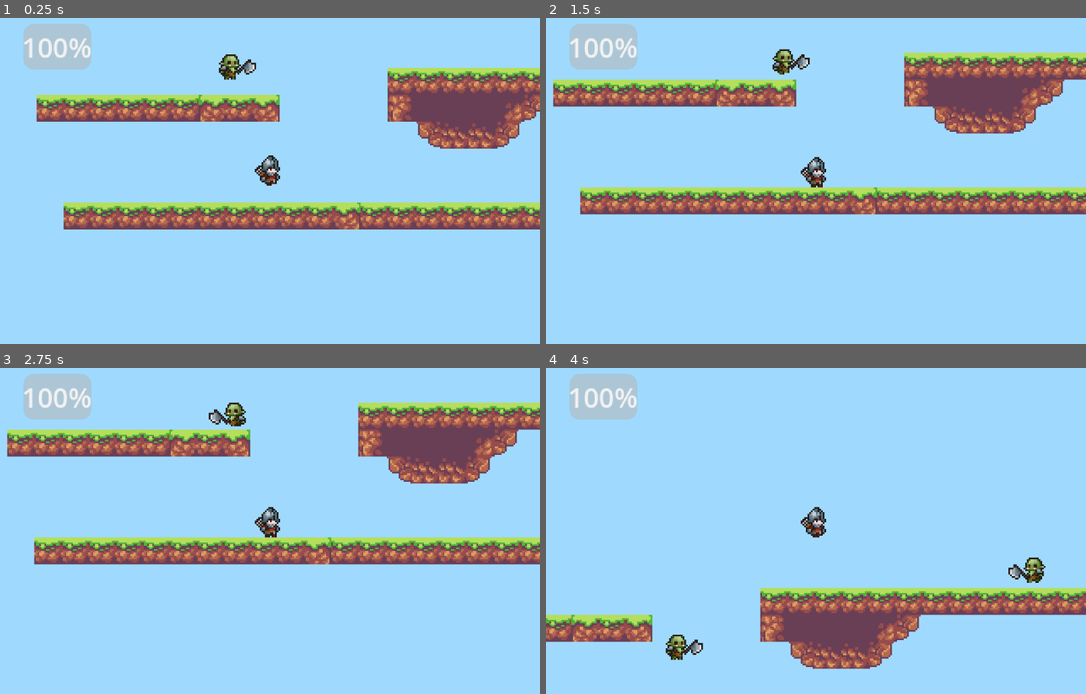
Above: before the commit, frames 1-4 (two rows, left to right).
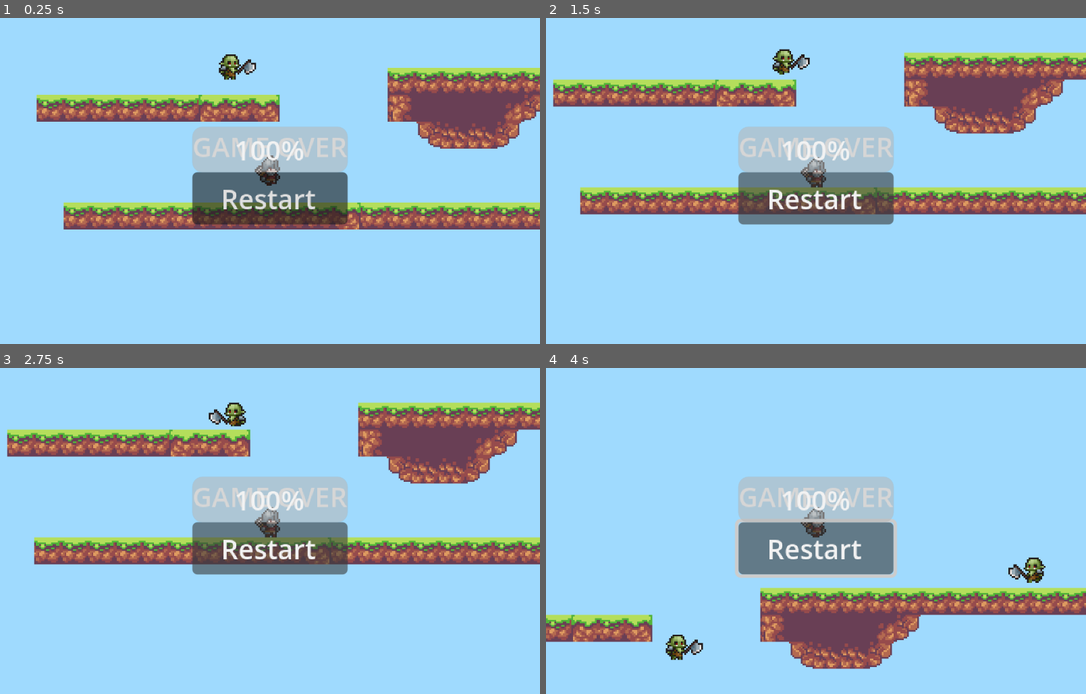
Above: after the commit, the same moments.

Repository: eugene-kotyashov/platformer-2d-godot
Game: Godot game, scene res://main_scene.tscn
The game is run twice, just before and just after one commit, with the same random seed, the same clock (stepped at 60 frames per second) and the same inputs.
Inputs (mouse positions are in pixels of both pictures, inside the frame that each line leads up to):
- Up to frame 1 (0.25 s): no input
- Up to frame 2 (1.5 s): click (816, 197) at 0.5 s, where only the run after the commit has a clickable "Restart"; click (816, 197) at 1.25 s, where only the run after the commit has a clickable "Restart"
- Up to frame 3 (2.75 s): click (270, 547) at 2 s, where only the run after the commit has a clickable "Restart"
- Up to frame 4 (4 s): tap Enter (ui_accept) at 2.75, 3.02, 3.77 s; hold A (attack) 2.78-3.53 s; hold Right (ui_right) from 2.78 s (still down); tap A (attack) at 3.6 s

The runs differ from the first frame. In frame 1, 10% of the frame differs, in the area x 4-65%, y 1-64%; in frame 2, 10%; in frame 3, 10%; in frame 4, 11%, in the area x 4-65%, y 1-65%.

Commit message:
platy RESET track on attack on_exist state to disable attack area

Diff:
--- a/enemy/attack_1.gd
+++ b/enemy/attack_1.gd
@@ -11,4 +11,4 @@
 	property_player.play("attack1_area_active")
 
 func on_exit() -> void:
-	property_player.stop()
+	property_player.play("RESET")
--- a/main_scene.tscn
+++ b/main_scene.tscn
@@ -301,10 +301,31 @@
 health_bar = NodePath("MarginContainer/ProgressBar")
 
 [node name="MarginContainer" type="MarginContainer" parent="CanvasLayer" unique_id=1257421500]
-offset_left = 14.0
-offset_top = 10.0
-offset_right = 54.0
-offset_bottom = 50.0
+anchors_preset = 8
+anchor_left = 0.5
+anchor_top = 0.5
+anchor_right = 0.5
+anchor_bottom = 0.5
+offset_left = -20.0
+offset_top = -20.0
+offset_right = 20.0
+offset_bottom = 20.0
+grow_horizontal = 2
+grow_vertical = 2
+
+[node name="CenterContainer" type="CenterContainer" parent="CanvasLayer/MarginContainer" unique_id=1562999953]
+layout_mode = 2
+
+[node name="VBoxContainer" type="VBoxContainer" parent="CanvasLayer/MarginContainer/CenterContainer" unique_id=2118227212]
+layout_mode = 2
+
+[node name="Label" type="Label" parent="CanvasLayer/MarginContainer/CenterContainer/VBoxContainer" unique_id=1861343832]
+layout_mode = 2
+text = "GAME OVER"
+
+[node name="Button" type="Button" parent="CanvasLayer/MarginContainer/CenterContainer/VBoxContainer" unique_id=79496955]
+layout_mode = 2
+text = "Restart"
 
 [node name="ProgressBar" type="ProgressBar" parent="CanvasLayer/MarginContainer" unique_id=1258469745]
 layout_mode = 2
--- a/player/attack_1.gd
+++ b/player/attack_1.gd
@@ -11,4 +11,4 @@
 	property_player.play("attack1_area_active")
 
 func on_exit() -> void:
-	property_player.stop()
+	property_player.play("RESET")
